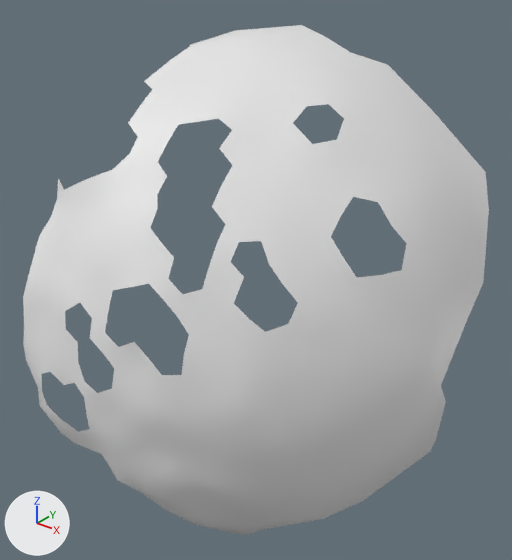
A saved change to the OBJ model res/final/onecam_fullvolume/07/cleanedup/FullVolium.000303.obj.
Camera for both pictures: a 50 mm camera at (-512.4, 54.1, 250.9) aimed at (-618.7, 187.0, 168.5). The axes (+X, +Y, +Z) are drawn at lower left. The lights are the same throughout. Where no turn or scale is listed for an object, it has been applied to the vertices.

The first picture shows 'FullVolium.000303'.
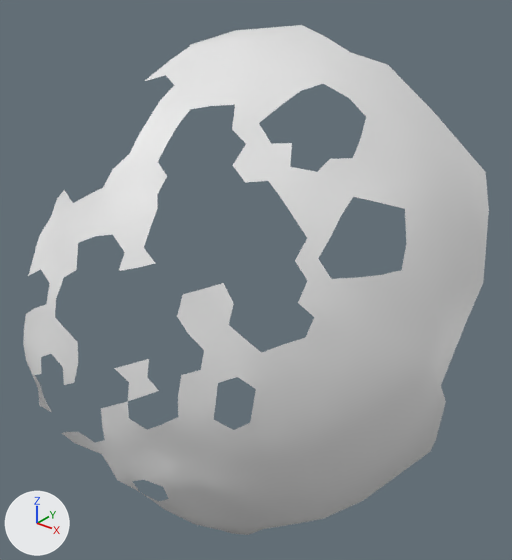
Changed parts and their boxes (x1, y1, x2, y2) in the pictures (512 x 560 px):
part 1 of me_fullvolium_000303, deleted: before (23, 75, 406, 501)

What changed in the scene script:
```text
Change me_fullvolium_000303:
    used by ob_fullvolium_000303; location = (0.0, 0.0, 0.0)
    remove me_fullvolium_000303.from_pydata(...)  # 516 vertices, 906 faces; spans x -654.1..-567.9, y 135.8..242.1, z 95.8..227.7
    add me_fullvolium_000303.from_pydata(...)  # 438 vertices, 706 faces; spans x -654.1..-567.9, y 136.4..242.1, z 95.8..227.7
    me_fullvolium_000303 part 1
    78 vertices are removed from x -653.4..-582.2, y 135.8..196.0, z 126.0..217.7
    200 faces are deleted
```
